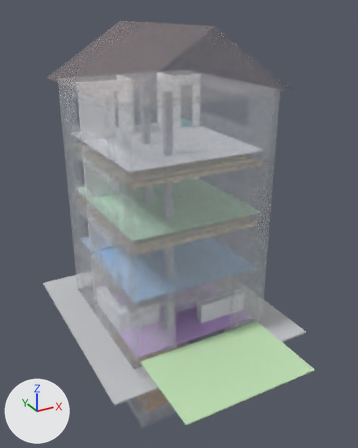
The glTF model arch-model/house.glb: old version first, new version second.
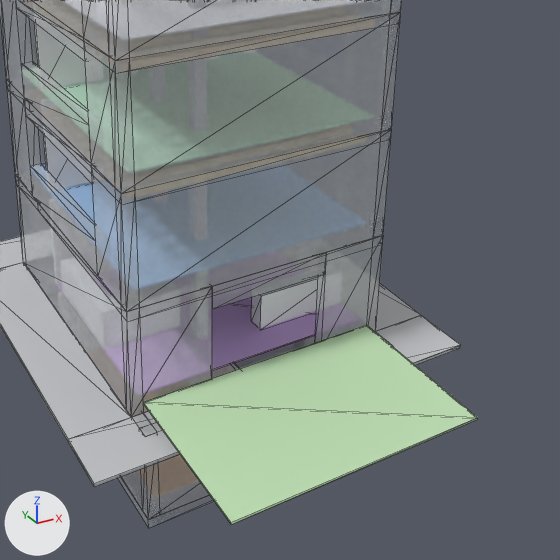
There are two pictures of each version: one whole from a 50 mm camera at (-6.5, -23.41, 16.63) aimed at (3.49, -5.26, 7.55), one close up on the part from 18% to 100% of the width and 34% to 99% of the height. Lighting does not change. The marker at lower left points along +X, +Y and +Z. The older version's two pictures come first. The close-ups show mesh edges as thin lines. Vertices at exactly the same position are counted once.

Objects in the first close-up: 'Features', 'Interior', 'RoomPads', 'Shell', 'Site', 'Slabs'.
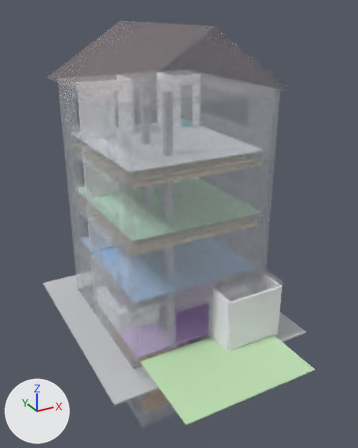
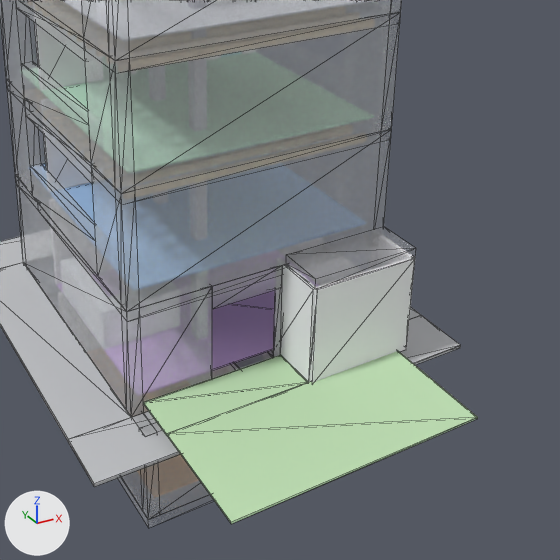
What differs and where, as boxes (x1, y1, x2, y2) in the close-ups (560 x 560 px; the box of a moved part takes in the faces that stretch with it):
'Interior', reshaped (mostly hidden before): before (35, 23, 239, 370); after (35, 23, 415, 382)
'Slabs', reshaped: before (6, 0, 401, 528); after (6, 0, 416, 528)
'Features', reshaped (not visible afterwards): before (251, 276, 318, 329)
part 1 of me_shell, built on: before (212, 236, 383, 343); after (212, 266, 284, 357)
part 2 of me_interior, added: after (281, 264, 315, 382)
part 3 of me_interior, added: after (311, 258, 415, 382)
part 4 of me_roompads, added (green): after (167, 351, 478, 524)
part 5 of me_roompads, moved or reshaped: before (143, 325, 478, 524); after (143, 355, 308, 435)
part 7 of me_slabs, added: after (286, 226, 416, 289)

Patch to the scene script:
```diff
--- a/arch-model/house.glb.py
+++ b/arch-model/house.glb.py
@@ me_shell @@
-me_shell.from_pydata(...)  # 170 vertices, 444 faces; spans x 0.0..6.8, y -8.32..0.0, z 0.0..13.6
+me_shell.from_pydata(...)  # 180 vertices, 466 faces; spans x 0.0..6.8, y -8.32..0.0, z 0.0..13.6
+# me_shell part 1
+# 4 vertices are removed from x 5.12, y -7.6..-7.3, z 2.4..5.2
+# 17 faces are deleted
+# 2 vertices move from x 5.12, y -7.6..-7.3, z 4.6 to x 3.9, y -7.6..-7.3, z 4.6
+# 6 vertices are added at (3.9, -7.6, 5.2), (3.9, -7.6, 2.4), (4.06, -7.6, 2.4), (4.06, -7.6, 5.2), (4.06, -7.6, 4.8), (6.5, -7.6, 4.8)
+# 8 new vertices lie (0.0, 0.3, 0.0) away from vertices in x 3.9..6.5, y -7.6, z 2.4..5.2
+# 39 new faces join them
 me_shell.materials.append(mat_shell)
@@ me_interior @@
-me_interior.from_pydata(...)  # 340 vertices, 600 faces; spans x 0.3..6.5, y -8.02..-0.3, z 0.25..13.6
+me_interior.from_pydata(...)  # 380 vertices, 660 faces; spans x 0.3..6.8, y -8.86..-0.3, z 0.25..13.6
+# me_interior part 2: a new loose piece, a box spanning x 3.94..4.06, y -8.8..-7.3, z 2.65..5.2, in mat_part (white #f7f7fa)
+# me_interior part 3: a new loose piece, a box spanning x 4.0..6.74, y -8.86..-8.74, z 2.65..5.2, in mat_part (white #f7f7fa)
+# other edits to the shape of me_interior do not show in these pictures
 me_interior.materials.append(mat_part)
@@ me_roompads @@
 # verts and faces of me_roompads; kept vertices keep their numbers, new ones are numbered from 125
-me_roompads.from_pydata(...)  # 125 vertices, 192 faces; spans x 0.3..6.5, y -11.6..-0.3, z 0.25..11.13
+me_roompads.from_pydata(...)  # 149 vertices, 228 faces; spans x 0.3..6.68, y -11.6..-0.3, z 0.25..11.13
+# me_roompads part 4: a new loose piece, a box spanning x 0.3..6.5, y -11.6..-8.8, z 2.67..2.71, in mat_room_outdoor_n (green #c4e5b8)
+# me_roompads part 5
+verts[56] = (0.3, -8.8, 2.66)  # moved, pixel (166, 435)
+verts[59] = (0.3, -8.8, 2.7)  # moved, pixel (166, 434)
+verts[57] = (3.94, -8.8, 2.66)  # moved
+verts[58] = (3.94, -8.8, 2.7)  # moved, pixel (308, 382)
+verts[60] = (3.94, -7.6, 2.66)  # moved, pixel (280, 355)
+verts[63] = (3.94, -7.6, 2.7)  # moved, pixel (280, 354)
+# other edits to the shape of me_roompads do not show in these pictures
 me_roompads.materials.append(mat_room_keller)
@@ me_roompads @@
 me_roompads.materials.append(mat_room_og3)
+me_roompads.materials.append(mat_room_nachbar)  # grey #a2a2aa
+me_roompads.materials.append(mat_room_outdoor_n)  # green #c4e5b8
+me_roompads.materials.append(mat_room_booth_boden)  # grey #9595a2
@@ me_features @@
-me_features.from_pydata(...)  # 133 vertices, 204 faces; spans x 0.3..6.5, y -8.02..-0.3, z 0.25..13.6
+me_features.from_pydata(...)  # 133 vertices, 204 faces; spans x 0.3..6.55, y -8.65..-0.3, z 0.25..13.6
+# me_features part 6: the loose piece of 8 vertices spanning x 4.06..6.5, y -6.45..-6.0, z 2.65..3.65 is scaled about its middle by (0.984, 1.56, 1), then moved by (0.07, -2.07, 0.0)
+# other edits to the shape of me_features do not show in these pictures
 me_features.materials.append(mat_column)
@@ me_slabs @@
 # verts and faces of me_slabs; kept vertices keep their numbers, new ones are numbered from 112
-me_slabs.from_pydata(...)  # 112 vertices, 216 faces; spans x 0.0..6.8, y -8.32..0.0, z -0.25..13.6
+me_slabs.from_pydata(...)  # 119 vertices, 228 faces; spans x 0.0..6.8, y -8.8..0.0, z -0.25..13.6
+# me_slabs part 7
+verts[112] = (4.0, -8.8, 5.2)  # pixel (315, 289)
+verts[113] = (4.0, -8.8, 5.45)  # pixel (315, 279)
+verts[114] = (4.0, -7.6, 5.45)  # pixel (286, 254)
+for new, old in zip([115, 116, 117], [112, 113, 114]): verts[new] = verts[old] + (2.8, 0.0, 0.0)
+verts[118] = (4.0, -7.6, 5.2)  # pixel (286, 264)
+faces += [(112, 115, 116), (112, 116, 113), (42, 118, 114), (42, 114, 117), (42, 117, 115), (115, 117, 116)]
+faces += [(112, 113, 118), (113, 114, 118), (113, 116, 114), (114, 116, 117), (42, 115, 118), (112, 118, 115)]
 me_slabs.materials.append(mat_slab)
```
